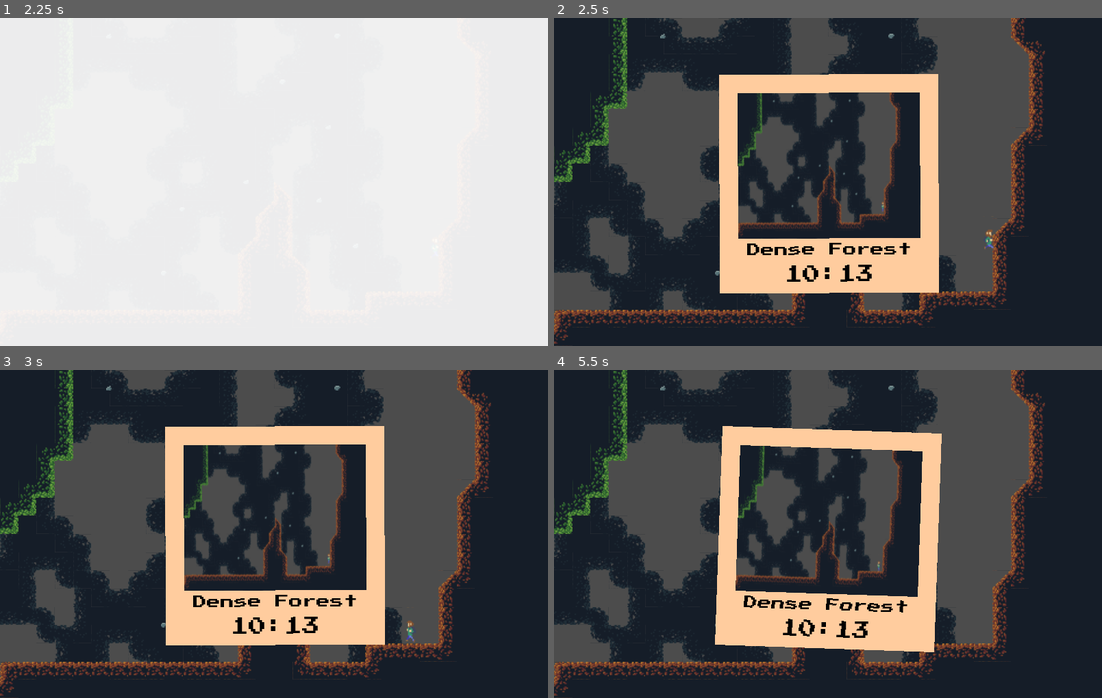
Above: before the commit, frames 1-4 (two rows, left to right).
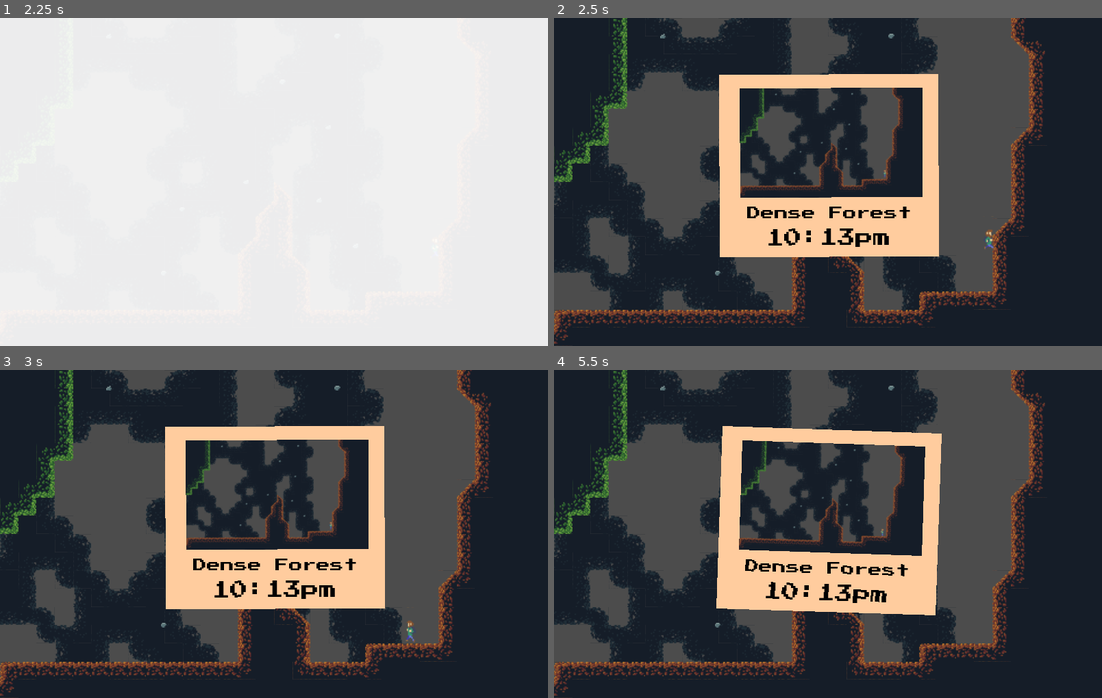
Above: after the commit, the same moments.

Repository: UHSGDC/Photographers-Hike
Game: Godot game, scene res://Game.tscn
The game is run twice, just before and just after one commit, with the same random seed, the same clock (stepped at 60 frames per second) and the same inputs. The engine's default icon, where the game draws it, is replaced by a stand-in: a white triangle on a blue panel in a dark square.
Inputs (mouse positions are in pixels of both pictures, inside the frame that each line leads up to):
- Up to frame 1 (2.25 s): click "Play" at 0.5 s; tap Enter at 1.25 s; move the mouse to (394, 165) at 1.27 s; hold Ctrl (interact) 1.28-2.03 s; hold D (right) from 1.28 s (still down); tap Space (jump) at 1.52, 2 s; move the mouse to (164, 198) at 2.02 s; tap C (take_picture) at 2.1 s
- Up to frame 2 (2.5 s): keep holding D (right); tap Space (jump) at 2.27 s
- Up to frame 3 (3 s): tap Enter at 2.75 s; move the mouse to (328, 461) at 2.77 s; release D (right) at 2.78 s; hold A (left) from 2.78 s (still down); hold Ctrl (interact) from 2.78 s (still down)
- Up to frame 4 (5.5 s): move the mouse to (800, 599) at 3.52 s; release A (left) at 3.53 s; release Ctrl (interact) at 3.53 s; hold D (right) 3.53-5.03 s; tap C (take_picture) at 3.6, 5.1 s; tap Space (jump) at 3.77, 4.52, 5, 5.27 s; move the mouse to (992, 583) at 4.27 s; hold Ctrl (interact) 4.28-5.03 s; move the mouse to (663, 484) at 5.02 s; hold A (left) from 5.03 s (still down)

Frame 1 is identical in both runs. In frame 2, 13% of the frame differs, in the area x 30-71%, y 21-84%; in frame 3, 13%; in frame 4, 14%, in the area x 29-71%, y 21-87%.

Commit message:
Fixed camera picture resolution and added time periods

Diff:
--- a/PhotographersHike/Menus/AlbumPicture.tscn
+++ b/PhotographersHike/Menus/AlbumPicture.tscn
@@ -1,8 +1,12 @@
-[gd_scene load_steps=5 format=2]
+[gd_scene load_steps=6 format=2]
 
 [ext_resource path="res://icon.png" type="Texture" id=1]
 [ext_resource path="res://Fonts/PressStart2P-Regular.ttf" type="DynamicFontData" id=2]
 [ext_resource path="res://Menus/AlbumPicture.gd" type="Script" id=3]
+
+[sub_resource type="DynamicFont" id=2]
+size = 7
+font_data = ExtResource( 2 )
 
 [sub_resource type="DynamicFont" id=1]
 size = 8
@@ -10,17 +14,19 @@
 
 [node name="AlbumPicture" type="ColorRect"]
 margin_right = 96.0
-margin_bottom = 96.0
-rect_min_size = Vector2( 96, 96 )
+margin_bottom = 80.0
+rect_min_size = Vector2( 96, 80 )
 color = Color( 1, 0.8, 0.619608, 1 )
 script = ExtResource( 3 )
 
 [node name="PictureTexture" type="TextureRect" parent="."]
-anchor_left = 0.0833333
-anchor_top = 0.0833333
-anchor_right = 0.916667
-anchor_bottom = 0.75
-rect_min_size = Vector2( 80, 64 )
+anchor_left = 0.09375
+anchor_top = 0.0729166
+anchor_right = 0.927417
+anchor_bottom = 0.572583
+margin_right = -0.0320053
+margin_bottom = 0.0319977
+rect_min_size = Vector2( 80, 48 )
 size_flags_horizontal = 2
 size_flags_vertical = 2
 texture = ExtResource( 1 )
@@ -35,13 +41,13 @@
 anchor_top = 1.0
 anchor_right = 0.5
 anchor_bottom = 1.0
-margin_left = -24.0
-margin_top = -22.0
-margin_right = 24.0
-margin_bottom = -1.0
+margin_left = -45.0
+margin_top = -23.0
+margin_right = 46.0
+grow_horizontal = 2
 custom_colors/font_color = Color( 0, 0, 0, 1 )
-custom_fonts/font = SubResource( 1 )
-text = "Sparse"
+custom_fonts/font = SubResource( 2 )
+text = "Sparse Forest"
 align = 1
 
 [node name="TimeLabel" type="Label" parent="."]
@@ -50,7 +56,7 @@
 anchor_right = 0.5
 anchor_bottom = 1.0
 margin_left = -28.0
-margin_top = -11.0
+margin_top = -13.0
 margin_right = 28.0
 custom_colors/font_color = Color( 0, 0, 0, 1 )
 custom_fonts/font = SubResource( 1 )
--- a/PhotographersHike/Player/CameraItem.gd
+++ b/PhotographersHike/Player/CameraItem.gd
@@ -56,7 +56,14 @@
 	else:
 		minute_string = str(time_dictionary["minute"])
 
-	var time_string: String = str(wrapi(time_dictionary["hour"], 1, 13)) + ":" + minute_string
+	var time_period: String
+
+	if time_dictionary["hour"] < 12 or time_dictionary["hour"] == 24:
+		time_period = "am"
+	else:
+		time_period = "pm"
+
+	var time_string: String = str(wrapi(time_dictionary["hour"], 1, 13)) + ":" + minute_string + time_period
 
 	picture_node.set_picture_texture(texture)
 	picture_node.set_level_label_text(level)
--- a/PhotographersHike/Player/CameraItem.tscn
+++ b/PhotographersHike/Player/CameraItem.tscn
@@ -131,16 +131,17 @@
 anchor_bottom = 0.5
 margin_left = -96.0
 margin_top = -96.0
-rect_min_size = Vector2( 192, 192 )
+margin_bottom = 64.0
+rect_min_size = Vector2( 192, 160 )
+
+[node name="PictureTexture" parent="CanvasLayer/AlbumPicture" index="0"]
+margin_right = -0.0640106
+margin_bottom = 16.0533
 
 [node name="LevelLabel" parent="CanvasLayer/AlbumPicture" index="1"]
-anchor_top = 0.5
-anchor_bottom = 0.5
-margin_left = -48.0
-margin_top = 52.0
-margin_right = 48.0
-margin_bottom = 96.0
-grow_horizontal = 2
+margin_left = -72.0
+margin_top = -44.0
+margin_right = 72.0
 custom_fonts/font = SubResource( 3 )
 text = "Dense Forest"
 
